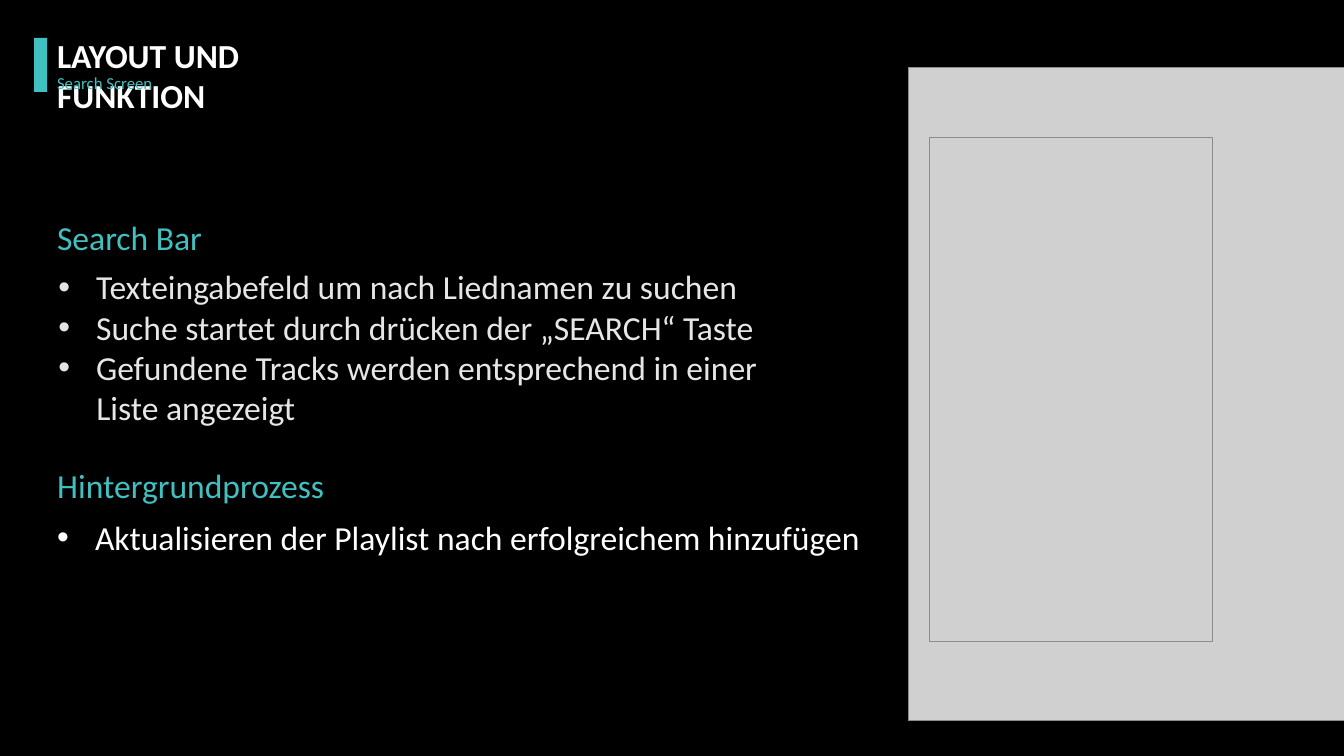
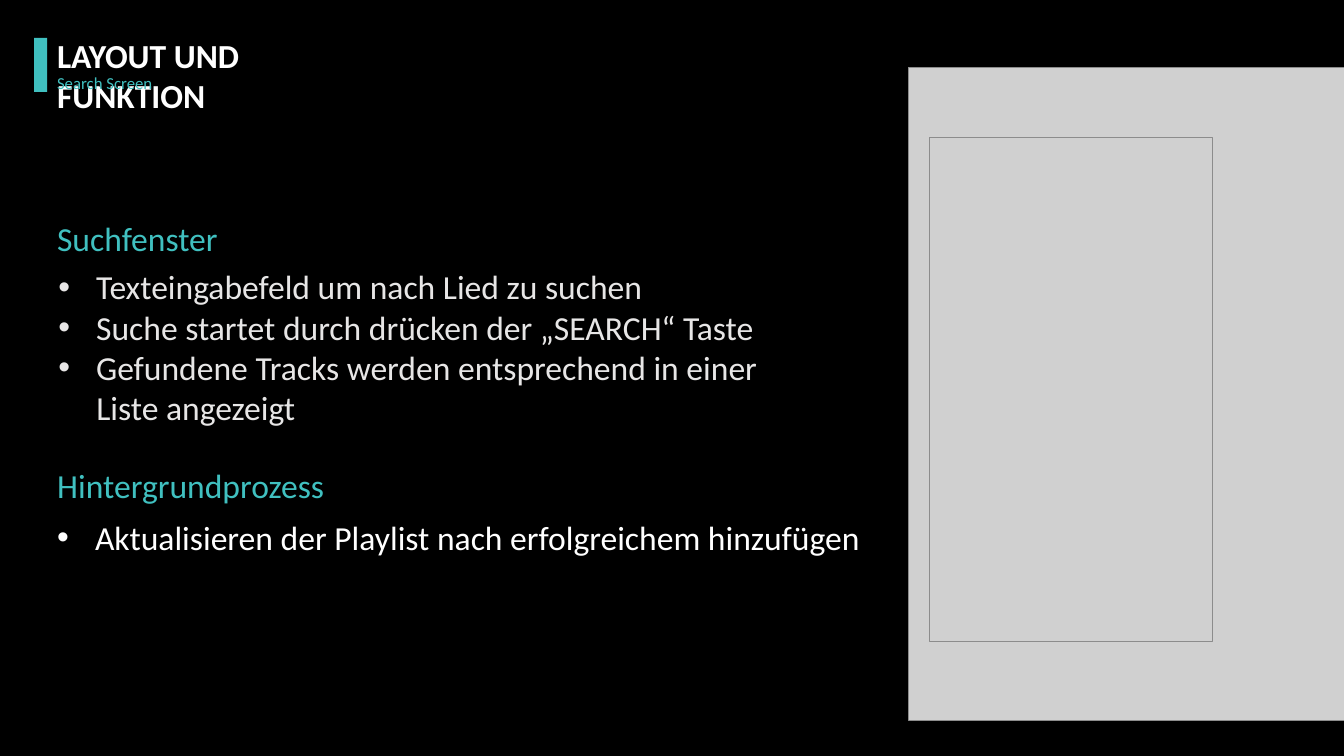
Before and after one commit to pagdot/Jukebox-App, a slide deck: slide 13 of doc/Mobile/Präsentation/Präsentation.pptx. Drawn at 1344x756 pixels with LibreOffice and Linux fonts; fonts in the diff are those of the drawing; grey boxes stand for pictures; background and template pictures are left out. Boxes give left, top, right and bottom in pixels: in the first picture for what was removed or moved away, otherwise in the second. Text is boxed around its words. In the diff, an @@ line names an element or a change of style, - is before the commit and + after.

Commit message:
2019-12-18 +Update: presentation

```diff
--- a/doc/Mobile/Präsentation/Präsentation.pptx
+++ b/doc/Mobile/Präsentation/Präsentation.pptx
@@ text at <box>57,227,218,252</box>: text changed @@
-Search Bar
+Suchfenster
@@ text at <box>96,275,642,305</box>: text changed @@
-• Texteingabefeld um nach Liednamen zu suchen
+• Texteingabefeld um nach Lied zu suchen
```
Also in this commit, not shown: 4 other slides changed.
